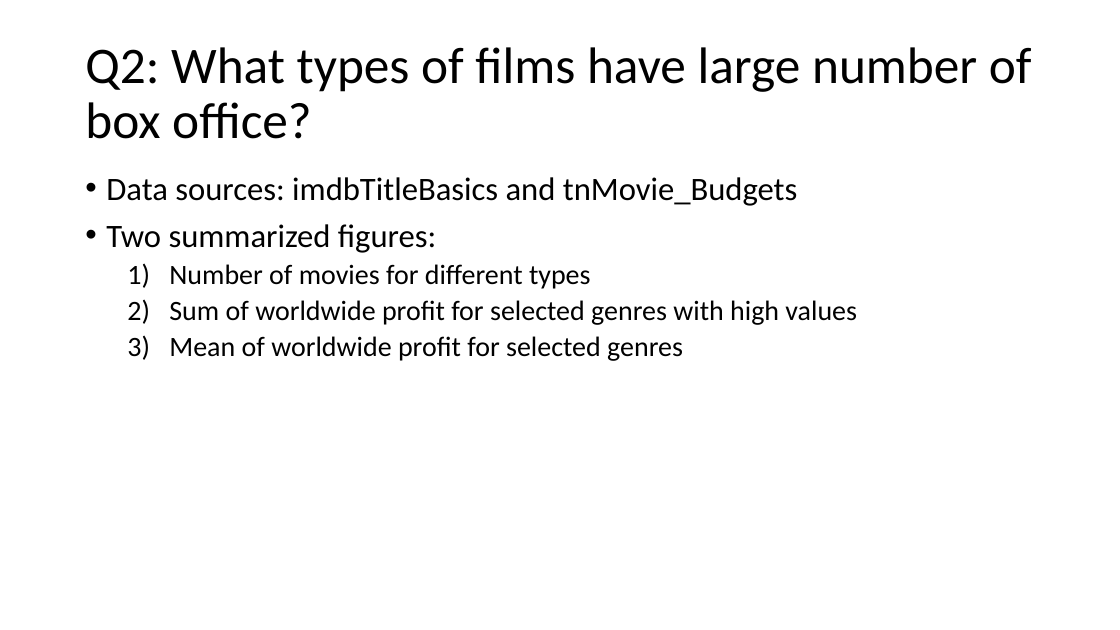
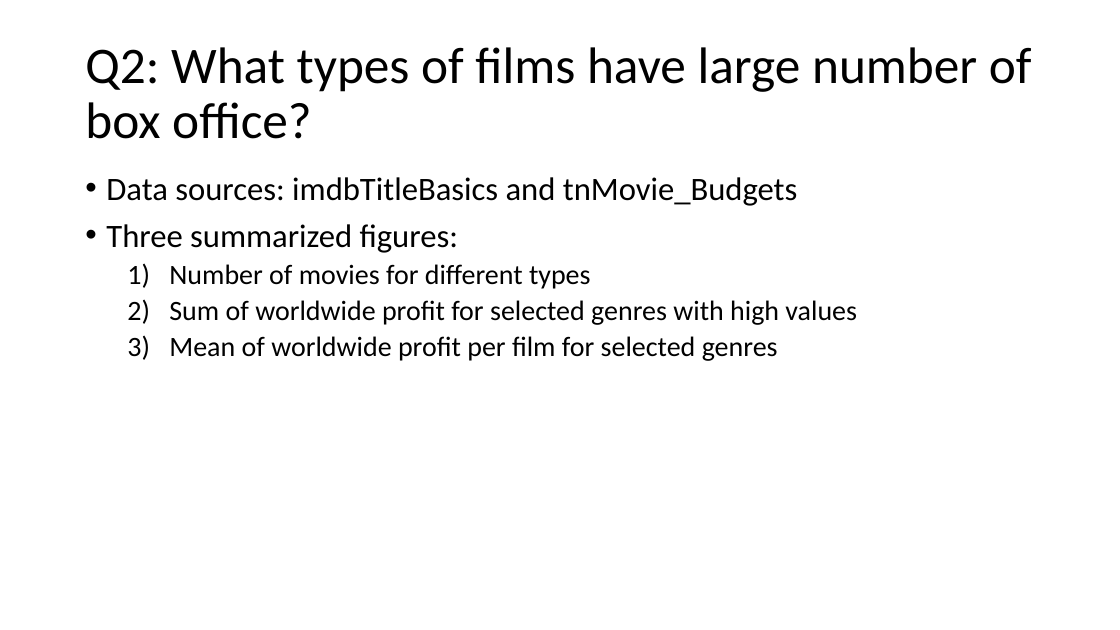
Before and after one commit to eegshou/dsc-mod-1-project-v2-1-online-ds-sp-000, a slide deck: slide 6 of Presentation_project1.pptx. Drawn at 1120x630 pixels with LibreOffice and Linux fonts; fonts in the diff are those of the drawing. Boxes give left, top, right and bottom in pixels: in the first picture for what was removed or moved away, otherwise in the second. Text is boxed around its words. In the diff, an @@ line names an element or a change of style, - is before the commit and + after.

```diff
--- a/Presentation_project1.pptx
+++ b/Presentation_project1.pptx
@@ text at <box>106,224,458,253</box>: text changed @@
-• Two summarized figures:
+• Three summarized figures:
@@ text at <box>169,336,778,361</box>: text changed @@
-  3) Mean of worldwide profit for selected genres
+  3) Mean of worldwide profit per film for selected genres
```
Also in this commit, not shown: 5 other slides changed, 1 other file.
